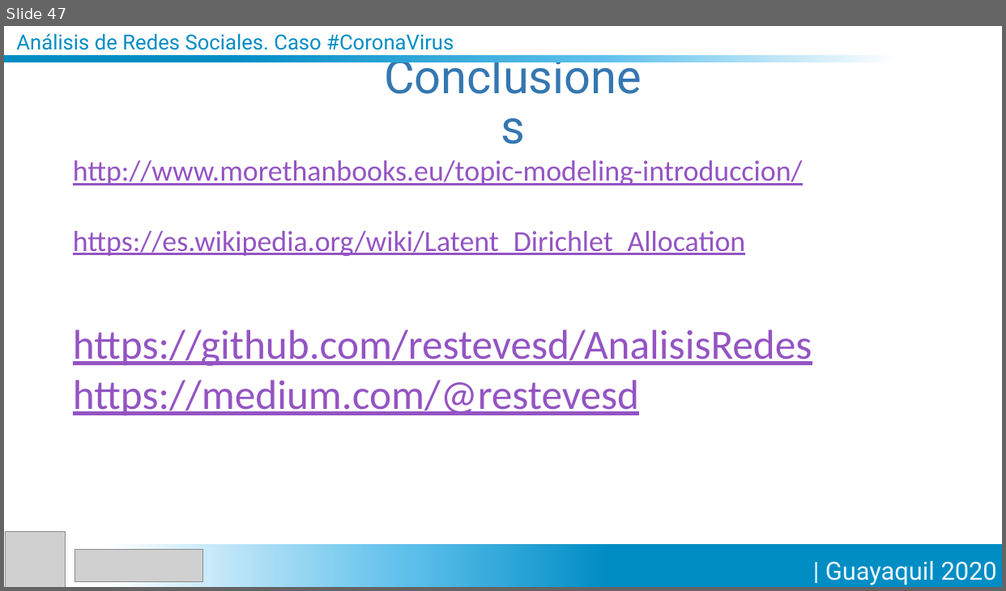
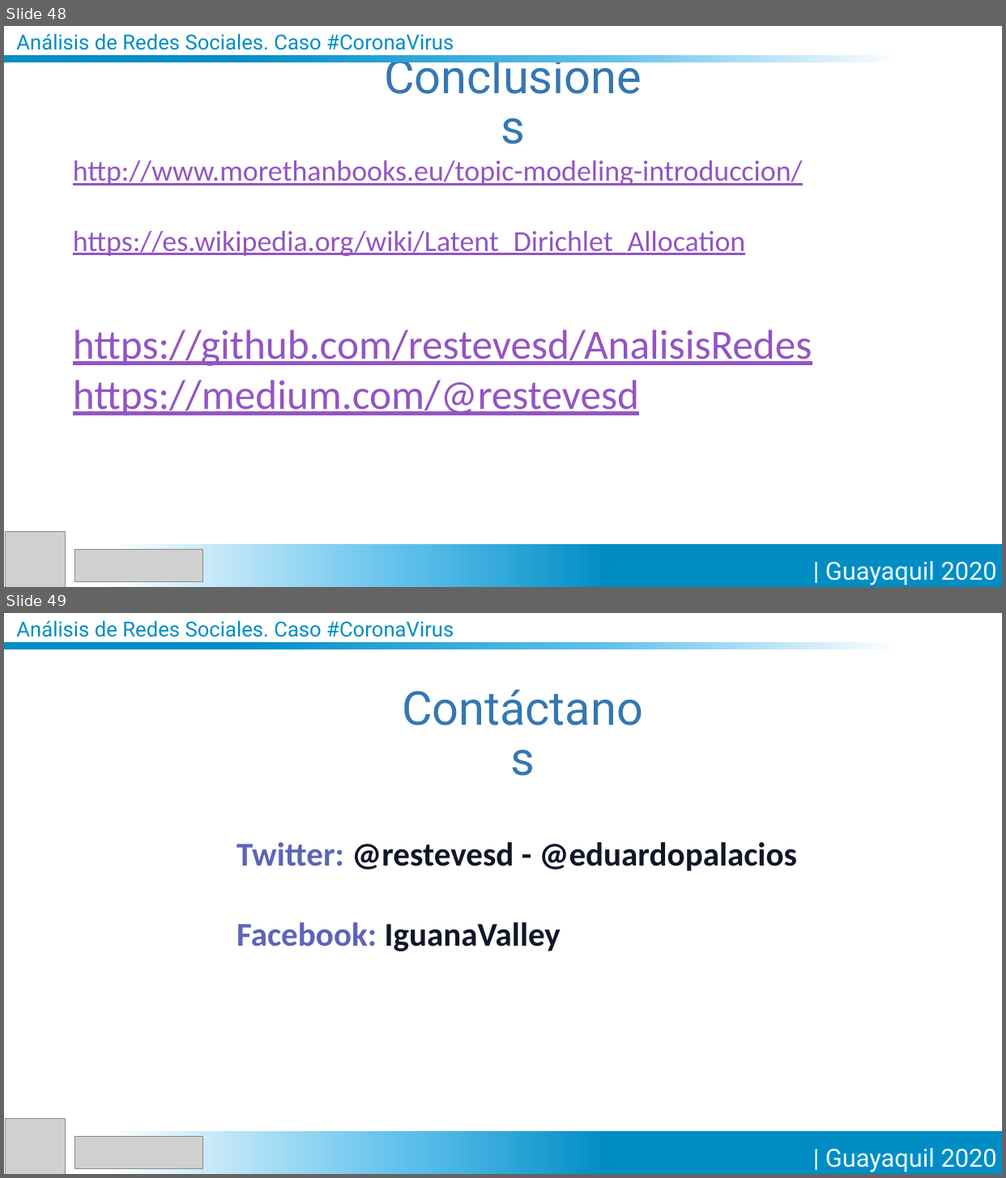
Before and after one commit to restevesd/AnalisisRedes, a slide deck: IguanaValley.pptx. Shown one above the other, each under a label of ours: slide 47 before the commit, slides 48 and 49 after it. The pictures are 1006x591 and 1006x1178 pixels, drawn with LibreOffice and Linux fonts; fonts in the diff are those of the drawing; grey boxes stand for pictures. Boxes give left, top, right and bottom in pixels: in the first picture for what was removed or moved away, otherwise in the second. Text is boxed around its words. In the diff, an @@ line names an element or a change of style, - is before the commit and + after.

```diff
--- a/IguanaValley.pptx
+++ b/IguanaValley.pptx
@@ slide 49 added at <box>4,613,1002,1174</box>, background #FFFFFF @@
@@ text added at <box>16,620,454,637</box>, 20 pt, text #008DC4 @@
+Análisis de Redes Sociales. Caso #CoronaVirus
@@ rectangle added at <box>4,642,900,649</box>, fill gradient #008DC4 to #5CBFEB to #FFFFFF @@
@@ title added at <box>384,702,661,768</box>, 45 pt, text #3477B2 @@
+Contáctanos
@@ text added at <box>236,842,797,952</box>, 32 pt, text #121429, bold @@
+Twitter: @restevesd - @eduardopalacios
+Facebook: IguanaValley
@@ picture added at <box>5,1119,66,1174</box> @@
@@ picture added at <box>75,1137,202,1169</box> @@
@@ rectangle added at <box>106,1131,1002,1174</box>, fill gradient #008DC4 to #5CBFEB to #FFFFFF @@
@@ text added at <box>825,1148,997,1173</box>, 24 pt, text #EEF8FD @@
+| Guayaquil 2020
@@ what was slide 47 is now slide 48 @@
```
Also in this commit, not shown: 1 other slide added, 1 other file.
